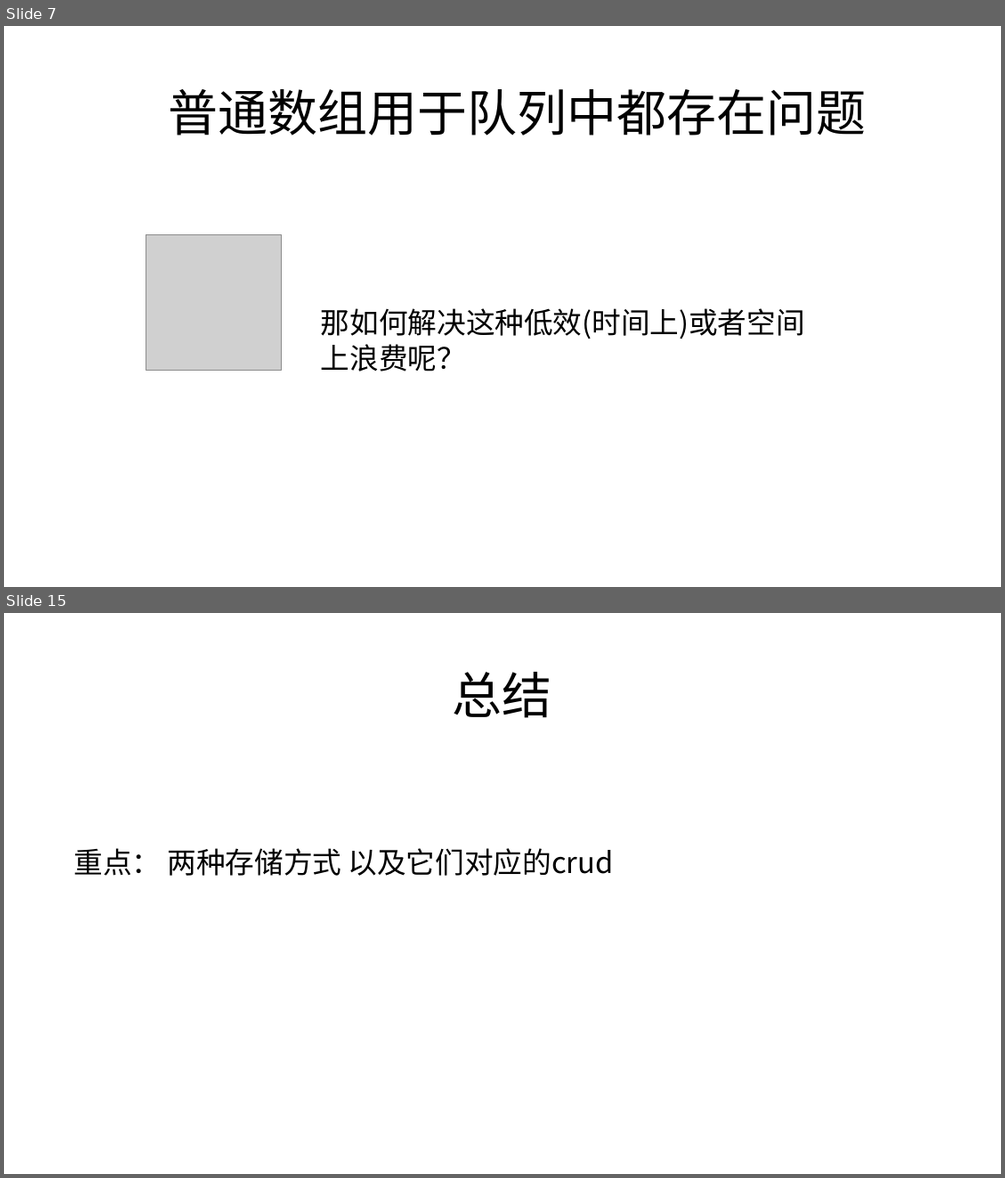
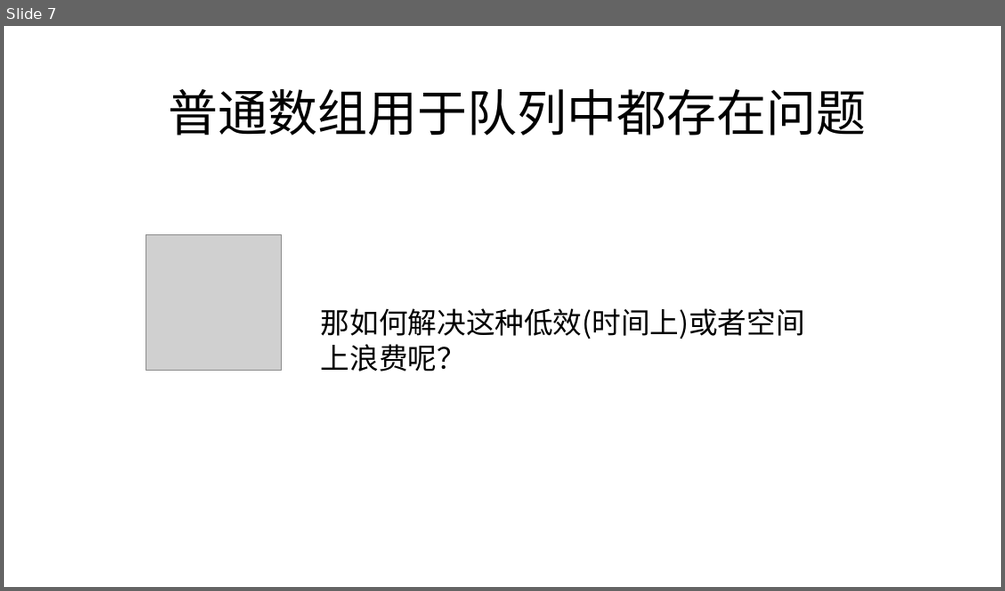
Before and after one commit to zjyesir/hmc_data_structure, a slide deck: ppt/3.2 队列.pptx. Shown one above the other, each under a label of ours: slides 7 and 15 before the commit, slide 7 after it; the slides between them are not shown. The pictures are 1005x1178 and 1005x591 pixels, drawn with LibreOffice and Linux fonts; fonts in the diff are those of the drawing; grey boxes stand for pictures; background and template pictures are left out. Boxes give left, top, right and bottom in pixels: in the first picture for what was removed or moved away, otherwise in the second. Text is boxed around its words. In the diff, an @@ line names an element or a change of style, - is before the commit and + after.

```diff
--- a/ppt/3.2 队列.pptx
+++ b/ppt/3.2 队列.pptx
@@ slide 15 removed at [4, 613, 1001, 1174], background picture (left out) @@
@@ text removed at [453, 672, 552, 718] @@
-总结
@@ text removed at [74, 848, 614, 876] @@
-重点： 两种存储方式 以及它们对应的crud
```
Also in this commit, not shown: 9 slides changed, 1 other slide removed, 3 other files.
